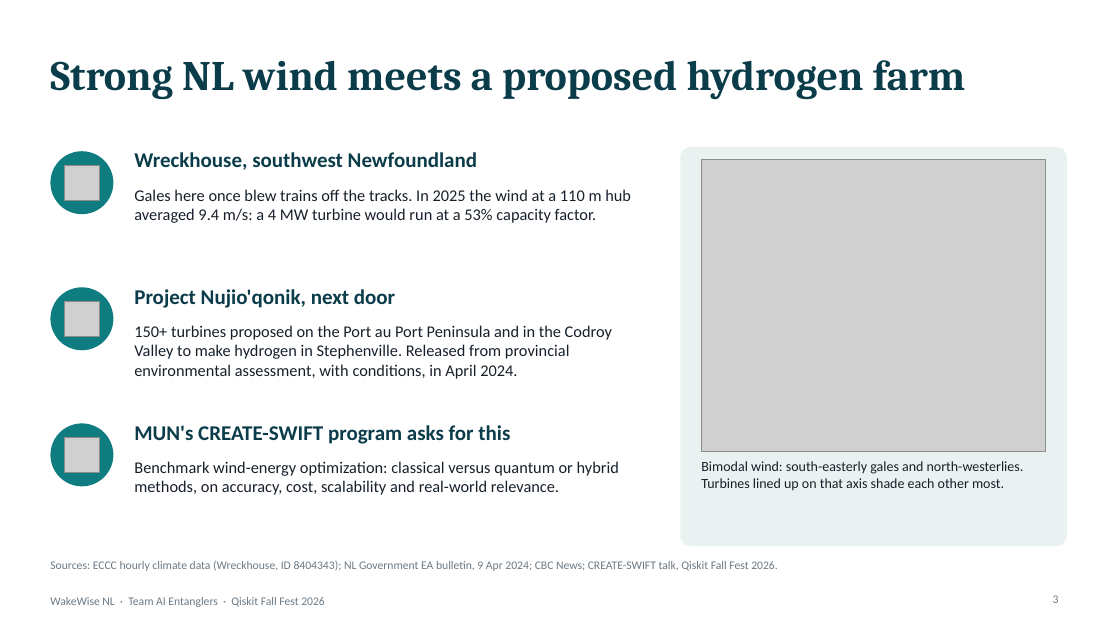
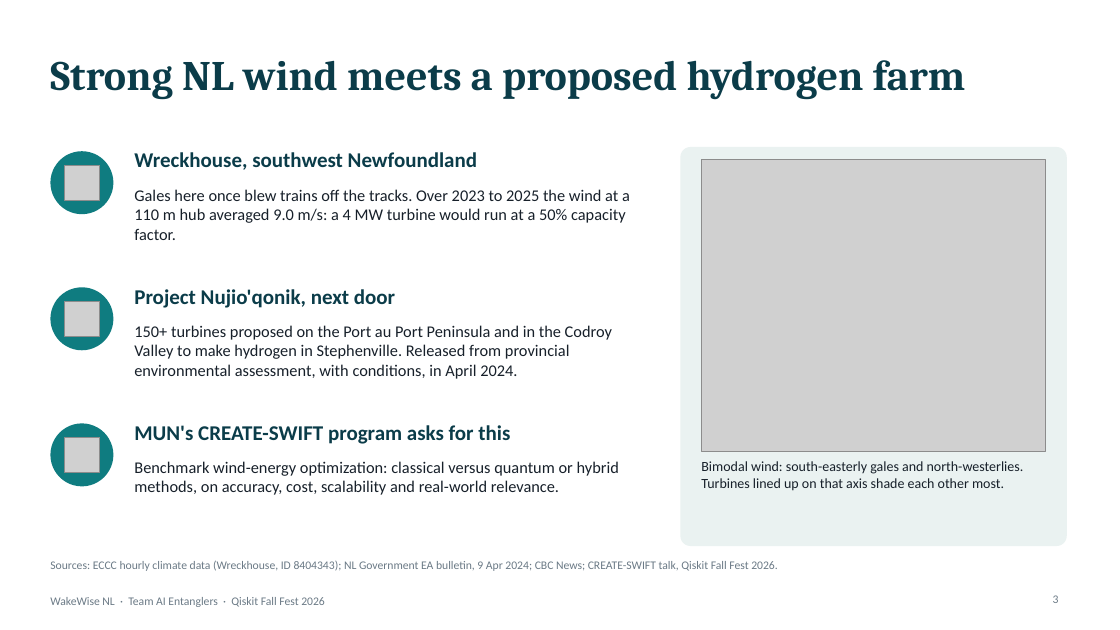
Before and after one commit to mrw-soumik/Qiskit-AI-Entanglers-, a slide deck: slide 3 of slides/WakeWise_NL_AI_Entanglers.pptx. Drawn at 1120x630 pixels with LibreOffice and Linux fonts; fonts in the diff are those of the drawing; grey boxes stand for pictures. Boxes give left, top, right and bottom in pixels: in the first picture for what was removed or moved away, otherwise in the second. Text is boxed around its words. In the diff, an @@ line names an element or a change of style, - is before the commit and + after.

```diff
--- a/slides/WakeWise_NL_AI_Entanglers.pptx
+++ b/slides/WakeWise_NL_AI_Entanglers.pptx
@@ text at [134,189,630,240]: text changed @@
-Gales here once blew trains off the tracks. In 2025 the wind at a 110 m hub averaged 9.4 m/s: a 4 MW turbine would run at a 53% capacity factor.
+Gales here once blew trains off the tracks. Over 2023 to 2025 the wind at a 110 m hub averaged 9.0 m/s: a 4 MW turbine would run at a 50% capacity factor.
```
Also in this commit, not shown: 11 other slides changed, 1 slide added, 28 other files.
